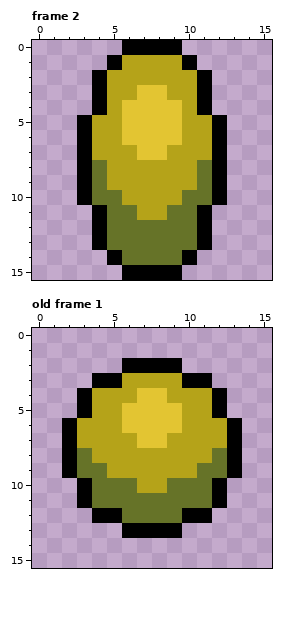
Edited in one commit: pixel-art file (working/ball.ase). Above: the version before the commit.
16x16 pixels, 2 frames. Shown: frame 2, old frame 1.
The result:
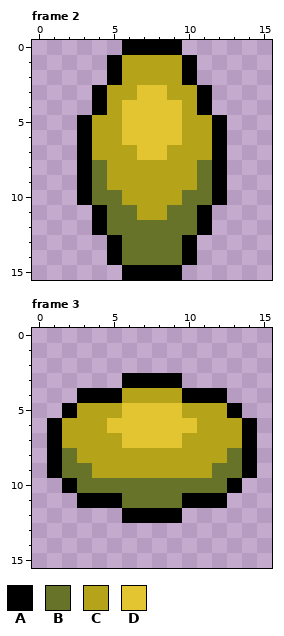
Palette (. is transparent): A #000000  B #667328  C #b5a319  D #e3c532
A new or re-ordered frame is compared with the old frame closest to it.
Log entry: ball now squishy
From old to new:
frames 2 -> 3
Changed rows in their new state; - is an unchanged pixel.
Frame 2:
first column x 4:
 2 .A----A.
first column x 4:
13 .A----A.
Frame 3 is new; against old frame 1:
first column x 1:
 2 -----....-----
 3 ---..AAAA..---
 4 ---AA-CC-AA---
 5 -AC--------CA-
 6 AC--D----D--CA
 7 AC---D--D---CA
 8 ABC--------CBA
 9 AB-C------C-BA
10 -AB---BB---BA-
11 ---AA----AA---
12 ---..AAAA..---
13 -----....-----
Changed places in both pictures, as pixel boxes (x1, y1, x2, y2):
changed: (92, 70, 122, 85)
changed: (182, 70, 212, 85)
changed: (92, 235, 122, 250)
changed: (182, 235, 212, 250)
changed: (47, 358, 257, 538)
